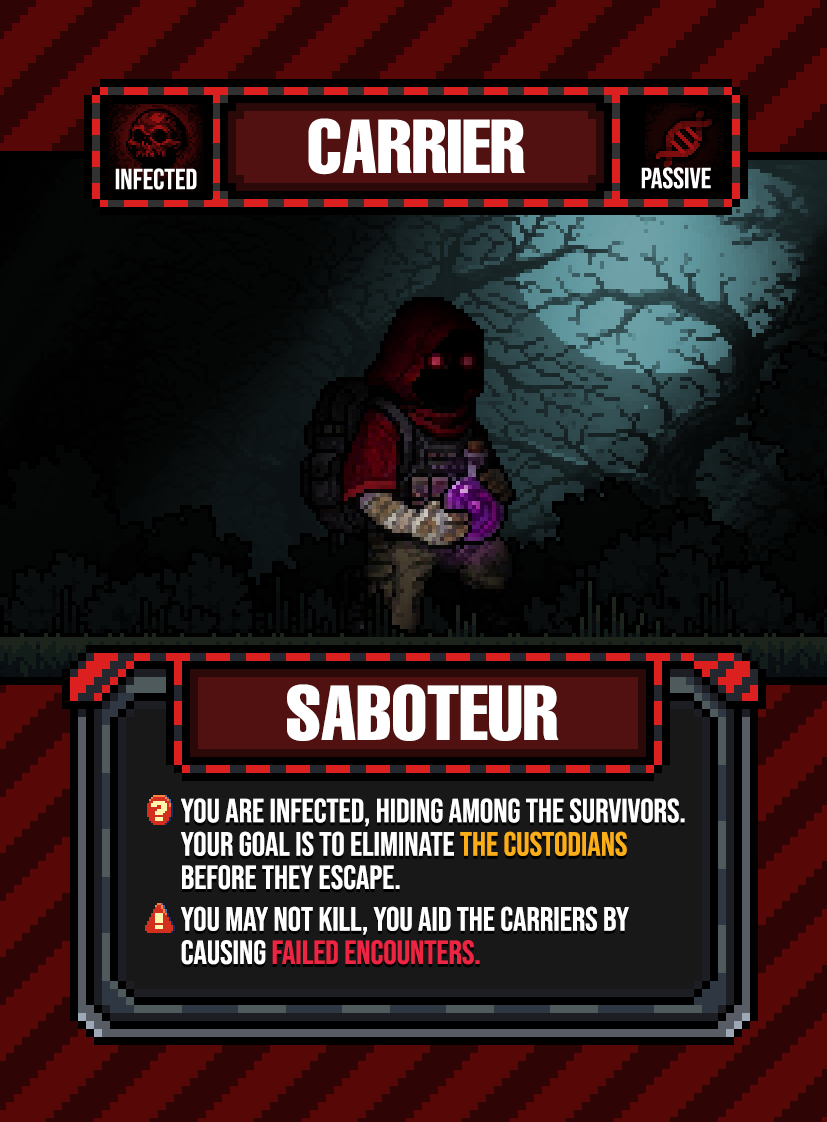
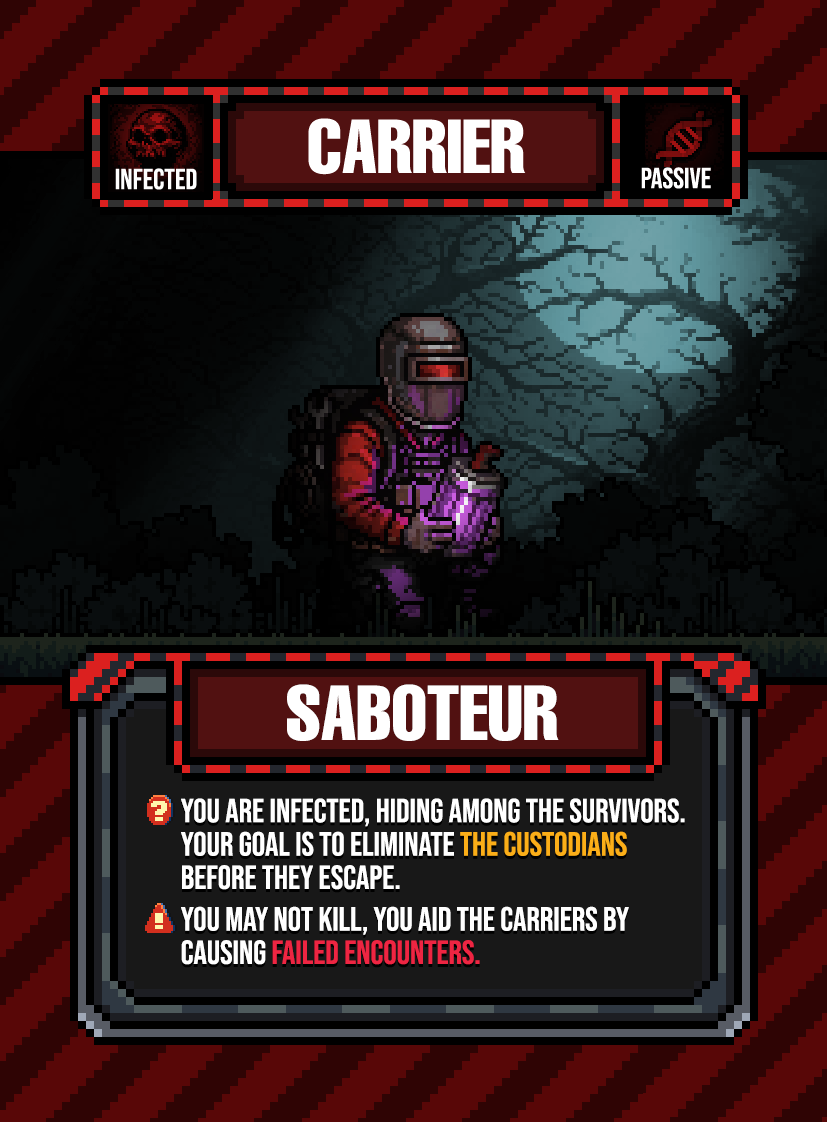
Before/after of a 827x1122 layered artwork. What changed in the layer stack:
added layer "Layer 2214's Inner Shadow" in group "ART GROUP" over [272, 313, 508, 633]
hid "Layer 2213" over [300, 297, 528, 633]